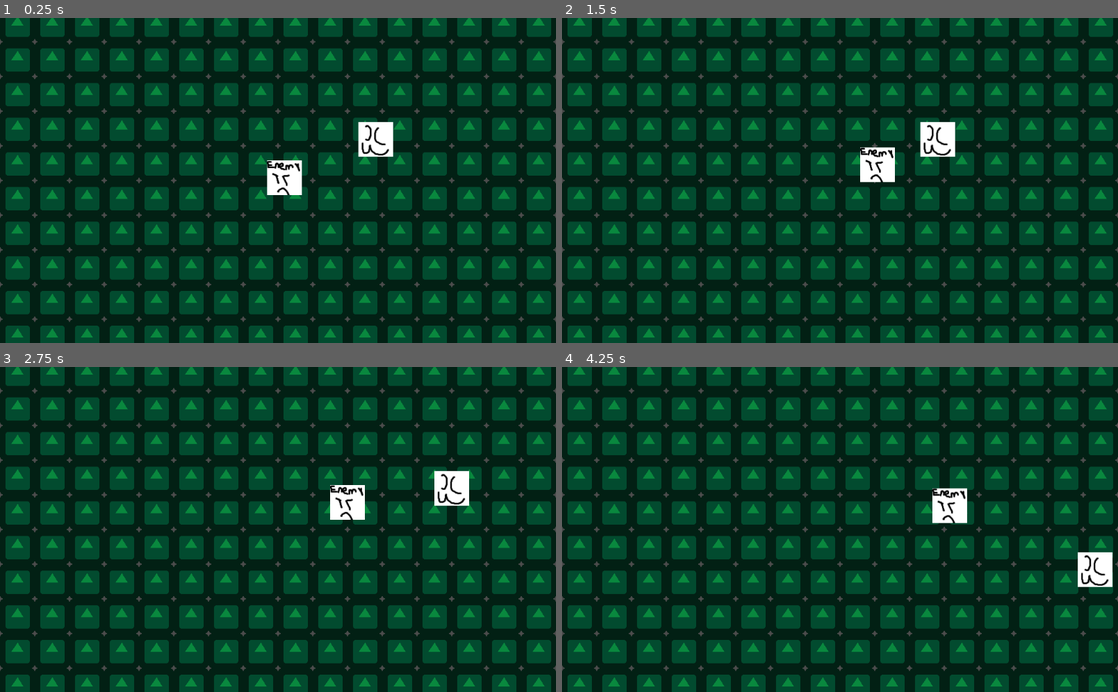
Above: before the commit, frames 1-4 (two rows, left to right).
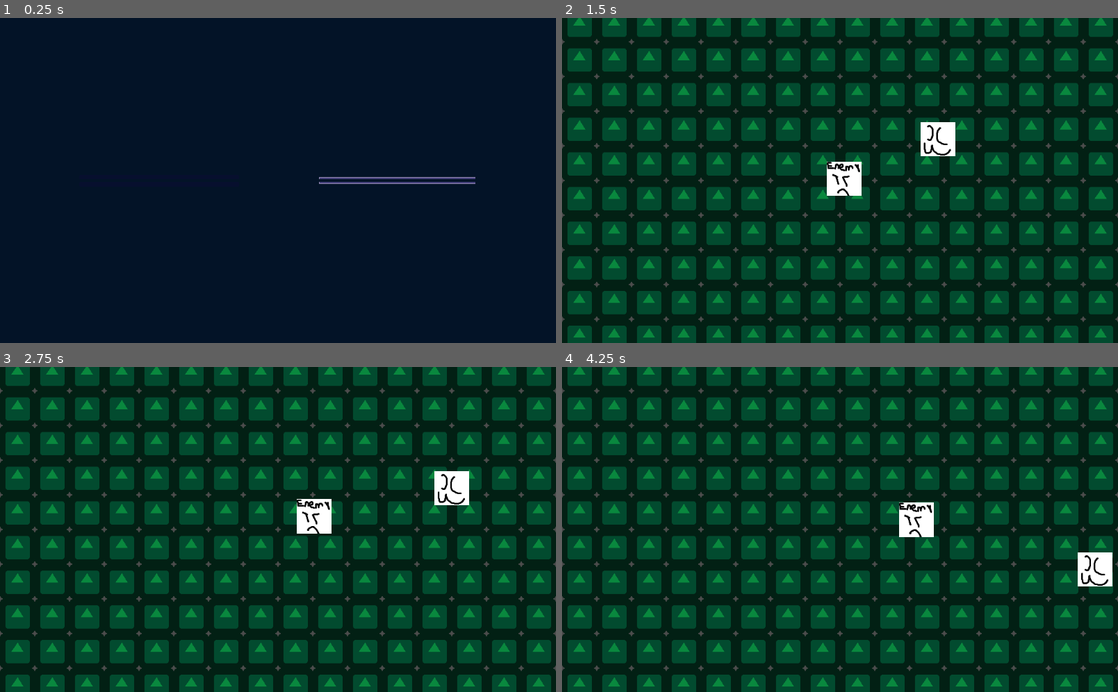
Above: after the commit, the same moments.

Repository: IAmBot102102/TheHereticKnight
Game: Godot game, scene res://Scenes/UI/MainMenu.tscn
Same seed, same stepped clock (60 frames per second), same inputs: the game is played once before the commit and once after it. Before the commit the project starts from res://Scenes/World.tscn. The engine's default icon, where the game draws it, is replaced by a stand-in: a white triangle on a blue panel in a dark square.
Inputs (mouse positions are in pixels of both pictures, inside the frame that each line leads up to):
- Up to frame 1 (0.25 s): no input
- Up to frame 2 (1.5 s): click (956, 183) at 0.5 s, where only the run after the commit has a clickable "Options"; click (956, 177) at 1.25 s, where only the run after the commit has a clickable "Play"
- Up to frame 3 (2.75 s): tap Enter at 2 s; hold Right (ui_right) from 2.03 s (still down)
- Up to frame 4 (4.25 s): release Right (ui_right) at 2.78 s; hold Down (ui_down) 2.78-3.53 s; hold Right (ui_right) from 3.53 s (still down)

The runs differ from the first frame. In frame 1, 51% of the frame differs, in the area x 0-100%, y 0-100%; in frame 2, 1.4%; in frame 3, 1.3%; in frame 4, 1.4%.

Commit message:
Added a basic main menu... with fancy buttons.

Diff:
--- /dev/null
+++ b/Assets/Fonts/artwiz-lemon.tres
@@ -0,0 +1,6 @@
+[gd_resource type="DynamicFont" load_steps=2 format=2]
+
+[ext_resource path="res://Assets/Fonts/artwiz-lemon-ttf/lemon.ttf" type="DynamicFontData" id=1]
+
+[resource]
+font_data = ExtResource( 1 )
--- /dev/null
+++ b/Assets/UI/Templates/button_disabled.tres
@@ -0,0 +1,4 @@
+[gd_resource type="StyleBoxFlat" format=2]
+
+[resource]
+bg_color = Color( 0.231373, 0.172549, 0.313726, 1 )
--- /dev/null
+++ b/Assets/UI/Templates/button_normal.tres
@@ -0,0 +1,10 @@
+[gd_resource type="StyleBoxFlat" format=2]
+
+[resource]
+bg_color = Color( 0.278431, 0.258824, 0.494118, 1 )
+border_width_left = 1
+border_width_top = 1
+border_width_right = 1
+border_width_bottom = 1
+border_color = Color( 0.572549, 0.533333, 0.690196, 1 )
+anti_aliasing = false
--- /dev/null
+++ b/Assets/UI/Templates/label_normal.tres
@@ -0,0 +1,13 @@
+[gd_resource type="StyleBoxFlat" format=2]
+
+[resource]
+bg_color = Color( 0.0666667, 0.0196078, 0.254902, 0.27451 )
+corner_radius_top_left = 2
+corner_radius_top_right = 2
+corner_radius_bottom_right = 2
+corner_radius_bottom_left = 2
+expand_margin_left = 2.0
+expand_margin_right = 4.0
+expand_margin_top = 2.0
+expand_margin_bottom = 4.0
+anti_aliasing = false
--- /dev/null
+++ b/Assets/UI/Templates/panel_normal.tres
@@ -0,0 +1,4 @@
+[gd_resource type="StyleBoxFlat" format=2]
+
+[resource]
+bg_color = Color( 0.0156863, 0.0784314, 0.156863, 1 )
--- /dev/null
+++ b/Assets/UI/Templates/seperator_empty.tres
@@ -0,0 +1,3 @@
+[gd_resource type="StyleBoxEmpty" format=2]
+
+[resource]
--- /dev/null
+++ b/Assets/UI/Themes/lemon.tres
@@ -0,0 +1,58 @@
+[gd_resource type="Theme" load_steps=9 format=2]
+
+[ext_resource path="res://Assets/UI/Templates/button_disabled.tres" type="StyleBox" id=1]
+[ext_resource path="res://Assets/UI/Templates/button_normal.tres" type="StyleBox" id=2]
+[ext_resource path="res://Assets/UI/Templates/label_normal.tres" type="StyleBox" id=3]
+[ext_resource path="res://Assets/UI/Templates/panel_normal.tres" type="StyleBox" id=4]
+[ext_resource path="res://Assets/Fonts/artwiz-lemon.tres" type="DynamicFont" id=5]
+
+[sub_resource type="StyleBoxFlat" id=1]
+bg_color = Color( 0.278431, 0.258824, 0.494118, 1 )
+border_width_left = 4
+border_width_top = 3
+border_width_right = 4
+border_width_bottom = 3
+border_color = Color( 0.572549, 0.533333, 0.690196, 1 )
+anti_aliasing = false
+
+[sub_resource type="StyleBoxFlat" id=2]
+bg_color = Color( 0.278431, 0.258824, 0.494118, 1 )
+border_width_left = 4
+border_width_top = 3
+border_width_right = 4
+border_width_bottom = 3
+border_color = Color( 0.533333, 0.690196, 0.619608, 1 )
+anti_aliasing = false
+
+[sub_resource type="StyleBoxEmpty" id=3]
+
+[resource]
+default_font = ExtResource( 5 )
+Button/colors/font_color = Color( 0.878431, 0.878431, 0.878431, 1 )
+Button/colors/font_color_disabled = Color( 0.9, 0.9, 0.9, 0.2 )
+Button/colors/font_color_hover = Color( 0.941176, 0.941176, 0.941176, 1 )
+Button/colors/font_color_pressed = Color( 1, 1, 1, 1 )
+Button/constants/hseparation = 2
+Button/fonts/font = null
+Button/styles/disabled = ExtResource( 1 )
+Button/styles/focus = null
+Button/styles/hover = SubResource( 1 )
+Button/styles/normal = ExtResource( 2 )
+Button/styles/pressed = SubResource( 2 )
+HSeparator/constants/separation = 4
+HSeparator/styles/separator = SubResource( 3 )
+Label/colors/font_color = Color( 1, 1, 1, 1 )
+Label/colors/font_color_shadow = Color( 0, 0, 0, 0 )
+Label/colors/font_outline_modulate = Color( 1, 1, 1, 1 )
+Label/constants/line_spacing = 3
+Label/constants/shadow_as_outline = 0
+Label/constants/shadow_offset_x = 1
+Label/constants/shadow_offset_y = 1
+Label/fonts/font = null
+Label/styles/normal = ExtResource( 3 )
+Panel/styles/panel = ExtResource( 4 )
+Panel/styles/panelf = null
+Panel/styles/panelnc = null
+PanelContainer/styles/panel = ExtResource( 4 )
+VSeparator/constants/separation = 4
+VSeparator/styles/separator = SubResource( 3 )
--- /dev/null
+++ b/Scenes/UI/MainMenu.tscn
@@ -0,0 +1,110 @@
+[gd_scene load_steps=6 format=2]
+
+[ext_resource path="res://Assets/UI/Themes/lemon.tres" type="Theme" id=1]
+[ext_resource path="res://Assets/UI/Templates/seperator_empty.tres" type="StyleBox" id=2]
+[ext_resource path="res://Assets/Fonts/artwiz-lemon-ttf/lemon.ttf" type="DynamicFontData" id=3]
+[ext_resource path="res://Scripts/UI/MainMenu/Play.gd" type="Script" id=4]
+
+[sub_resource type="DynamicFont" id=1]
+size = 32
+font_data = ExtResource( 3 )
+
+[node name="MainMenu" type="Control"]
+anchor_right = 1.0
+anchor_bottom = 1.0
+theme = ExtResource( 1 )
+
+[node name="Panel" type="PanelContainer" parent="."]
+margin_right = 1024.0
+margin_bottom = 600.0
+
+[node name="Sides" type="HBoxContainer" parent="Panel"]
+margin_right = 1024.0
+margin_bottom = 600.0
+alignment = 1
+
+[node name="LeftHSep" type="HSeparator" parent="Panel/Sides"]
+margin_right = 124.0
+margin_bottom = 600.0
+size_flags_horizontal = 3
+size_flags_stretch_ratio = 0.5
+custom_styles/separator = ExtResource( 2 )
+
+[node name="Credits" type="VBoxContainer" parent="Panel/Sides"]
+editor/display_folded = true
+margin_left = 128.0
+margin_right = 512.0
+margin_bottom = 600.0
+size_flags_horizontal = 3
+alignment = 1
+
+[node name="Title" type="Label" parent="Panel/Sides/Credits"]
+margin_top = 269.0
+margin_right = 384.0
+margin_bottom = 302.0
+custom_fonts/font = SubResource( 1 )
+text = "The Heretic Knight"
+align = 1
+valign = 1
+
+[node name="MidVSep" type="VSeparator" parent="Panel/Sides/Credits"]
+margin_top = 306.0
+margin_right = 384.0
+margin_bottom = 309.0
+size_flags_stretch_ratio = 0.5
+
+[node name="Github" type="Label" parent="Panel/Sides/Credits"]
+margin_top = 313.0
+margin_right = 384.0
+margin_bottom = 330.0
+text = "https://github.com/IAmBot102102/TheHereticKnight"
+align = 1
+valign = 1
+
+[node name="MidHSep" type="HSeparator" parent="Panel/Sides"]
+margin_left = 516.0
+margin_right = 640.0
+margin_bottom = 600.0
+size_flags_horizontal = 3
+size_flags_stretch_ratio = 0.5
+custom_styles/separator = ExtResource( 2 )
+
+[node name="Buttons" type="VBoxContainer" parent="Panel/Sides"]
+margin_left = 644.0
+margin_right = 893.0
+margin_bottom = 600.0
+size_flags_horizontal = 3
+alignment = 1
+
+[node name="TopVSep" type="VSeparator" parent="Panel/Sides/Buttons"]
+margin_top = 272.0
+margin_right = 249.0
+margin_bottom = 275.0
+size_flags_stretch_ratio = 0.5
+
+[node name="Play" type="Button" parent="Panel/Sides/Buttons"]
+margin_top = 279.0
+margin_right = 249.0
+margin_bottom = 298.0
+text = "Play"
+script = ExtResource( 4 )
+
+[node name="Options" type="Button" parent="Panel/Sides/Buttons"]
+margin_top = 302.0
+margin_right = 249.0
+margin_bottom = 321.0
+text = "Options"
+
+[node name="BottomVSep" type="VSeparator" parent="Panel/Sides/Buttons"]
+margin_top = 325.0
+margin_right = 249.0
+margin_bottom = 328.0
+size_flags_stretch_ratio = 0.5
+
+[node name="RightHSep" type="HSeparator" parent="Panel/Sides"]
+margin_left = 897.0
+margin_right = 1024.0
+margin_bottom = 600.0
+size_flags_horizontal = 3
+size_flags_stretch_ratio = 0.5
+custom_styles/separator = ExtResource( 2 )
--- /dev/null
+++ b/Scripts/UI/MainMenu/Play.gd
@@ -0,0 +1,12 @@
+extends Button
+
+func _ready():
+	connect("pressed", self, "_on_press")
+
+func _on_press():
+	# Gets the setting for this scene. It's located under
+	# Project > Project Settings > Game
+	var path_to_scene :String = \
+		ProjectSettings.get("game/main_menu/onplay_open_scene")
+
+	get_tree().change_scene(path_to_scene)
--- a/project.godot
+++ b/project.godot
@@ -27,8 +27,17 @@
 [application]
 
 config/name="The Heretic Knight"
-run/main_scene="res://Scenes/World.tscn"
+run/main_scene="res://Scenes/UI/MainMenu.tscn"
 config/icon="res://icon.png"
+
+[display]
+
+window/stretch/mode="2d"
+window/stretch/aspect="keep"
+
+[game]
+
+main_menu/onplay_open_scene="res://Scenes/World.tscn"
 
 [input]
 
